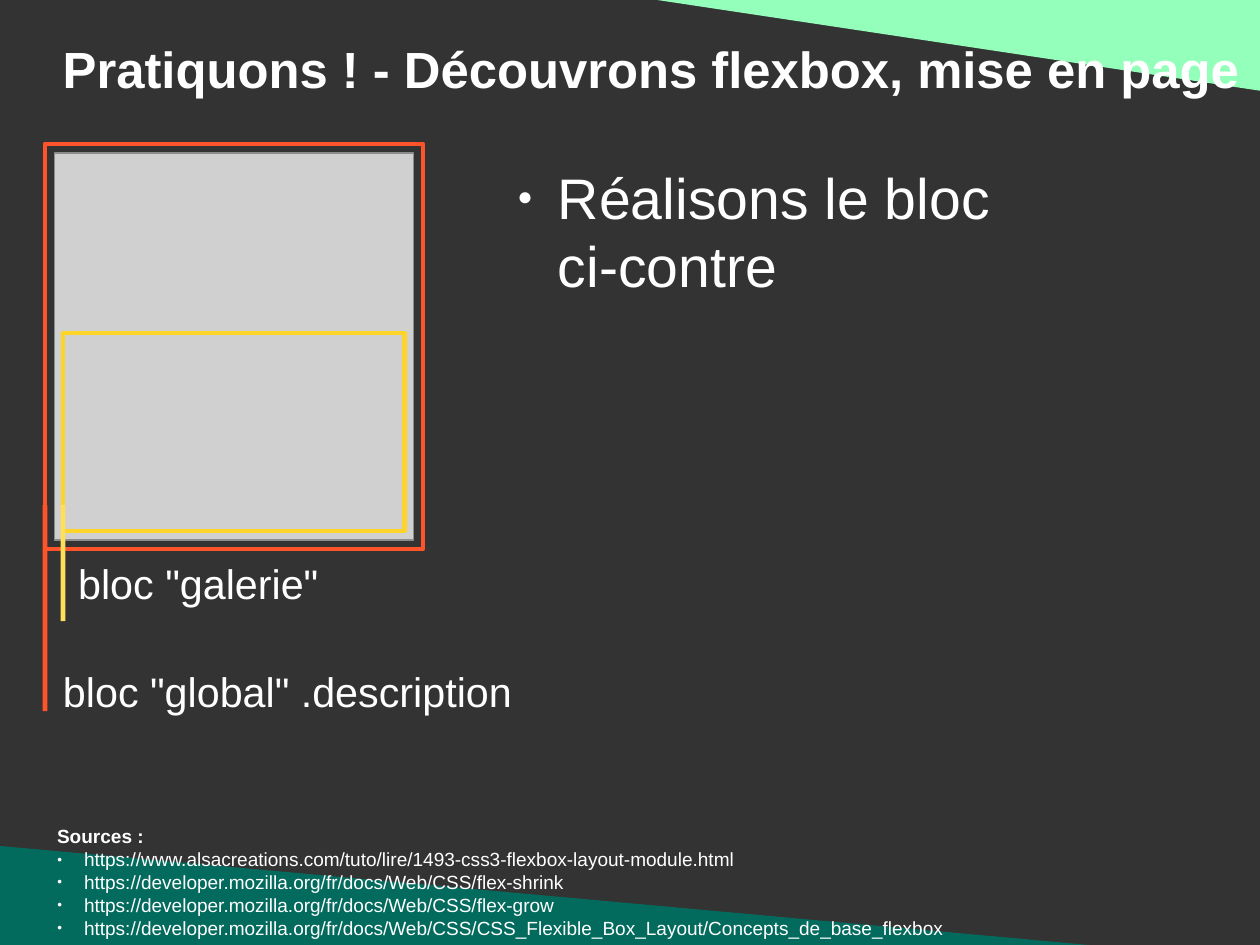
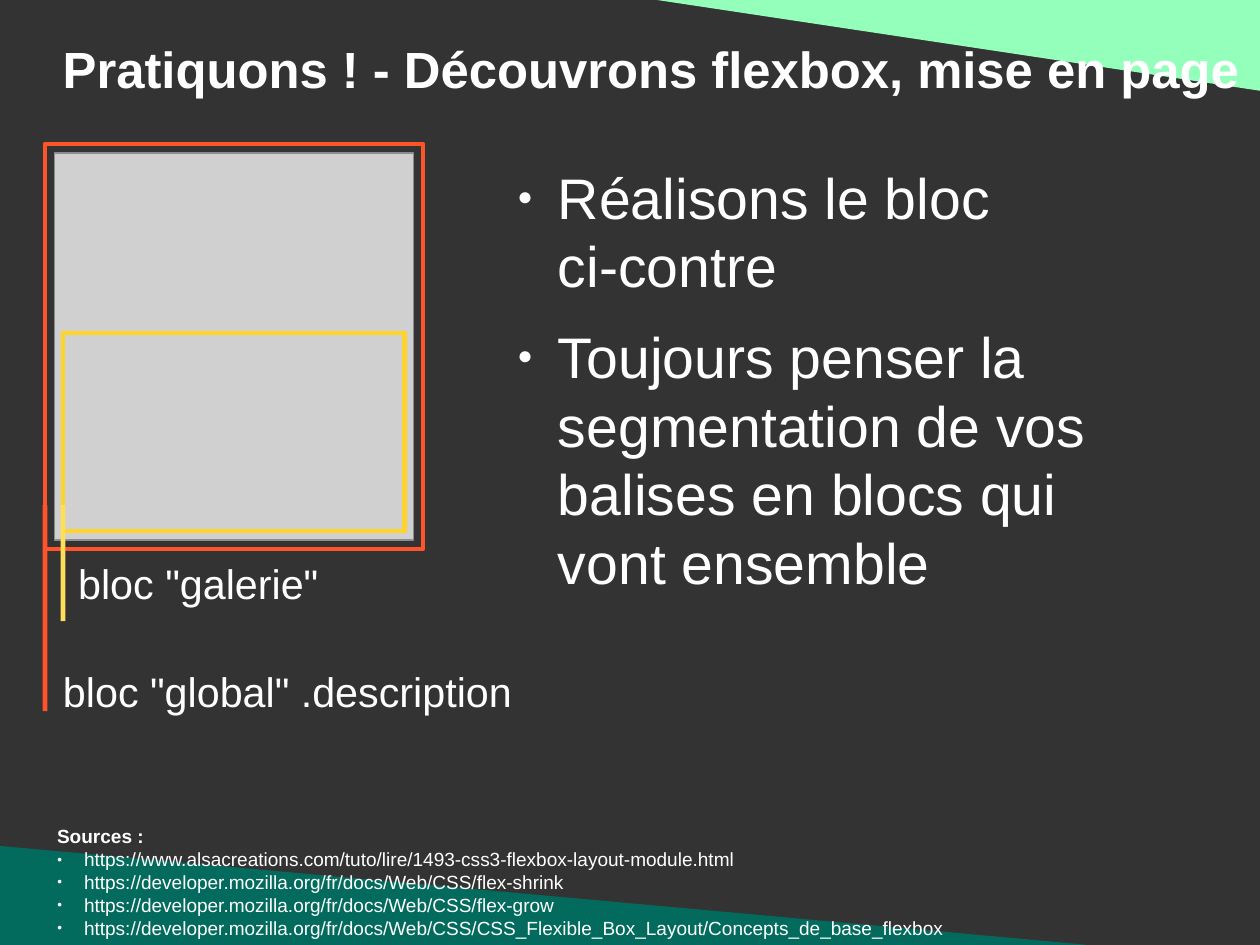
Before and after one commit to DanYellow/presentations, a slide deck: slide 108 of mmi/html/travaux-pratiques/numero-2/presentation.odp. Drawn at 1260x945 pixels with LibreOffice and Linux fonts; fonts in the diff are those of the drawing; grey boxes stand for pictures. Boxes give left, top, right and bottom in pixels: in the first picture for what was removed or moved away, otherwise in the second. Text is boxed around its words. In the diff, an @@ line names an element or a change of style, - is before the commit and + after.

```diff
--- a/mmi/html/travaux-pratiques/numero-2/presentation.odp
+++ b/mmi/html/travaux-pratiques/numero-2/presentation.odp
@@ text at <box>558,336,1085,585</box>: paragraph added @@
+● Toujours penser la segmentation de vos balises en blocs qui vont ensemble
```
Also in this commit, not shown: 1 other slide changed, 6 slides added, 4 other files.
